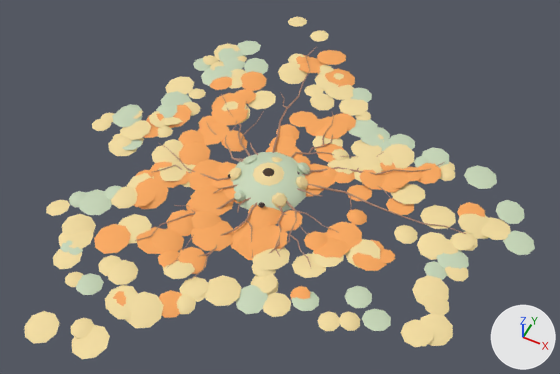
The glTF model LIMINAL V13/data/models/e39_bed_moss.glb as it was, and as the next commit left it.
Rendered twice from a 50 mm lens placed at (0.754, -1.43, 1.773), pointed at (0.041, -0.004, -0.009). The axes (+X, +Y, +Z) are drawn at lower right. The lights are the same throughout. The older version comes first.

Objects in the first picture: 'teil0', 'teil1', 'teil2', 'teil3' and 2 more.
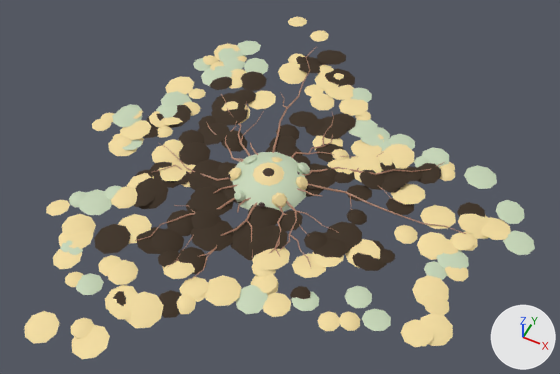
Boxes (x1, y1, x2, y2) around the edits, measured in the pictures (560 x 374 px):
'teil0', recoloured (orange to brown): (94, 50, 485, 318) in both

The change in detail:
Material 'look=concrete r=1.8 #e39_moos_tot' (mat_look_concrete_r_1_8__e39_moos_tot) is new.
Its base color is (0.0363, 0.0185, 0.0049) (brown #36250f).
Its roughness is 0.81.
me_teil0 has 2755 vertices, 5130 faces and spans x -0.492..0.642, y -0.597..0.689, z -0.018..0.011.
me_teil0 no longer uses material mat_look_fabric_tex_moss_r_1_7__e39_moos_tot (orange #faa85c).
me_teil0 gains material mat_look_concrete_r_1_8__e39_moos_tot (brown #36250f).
